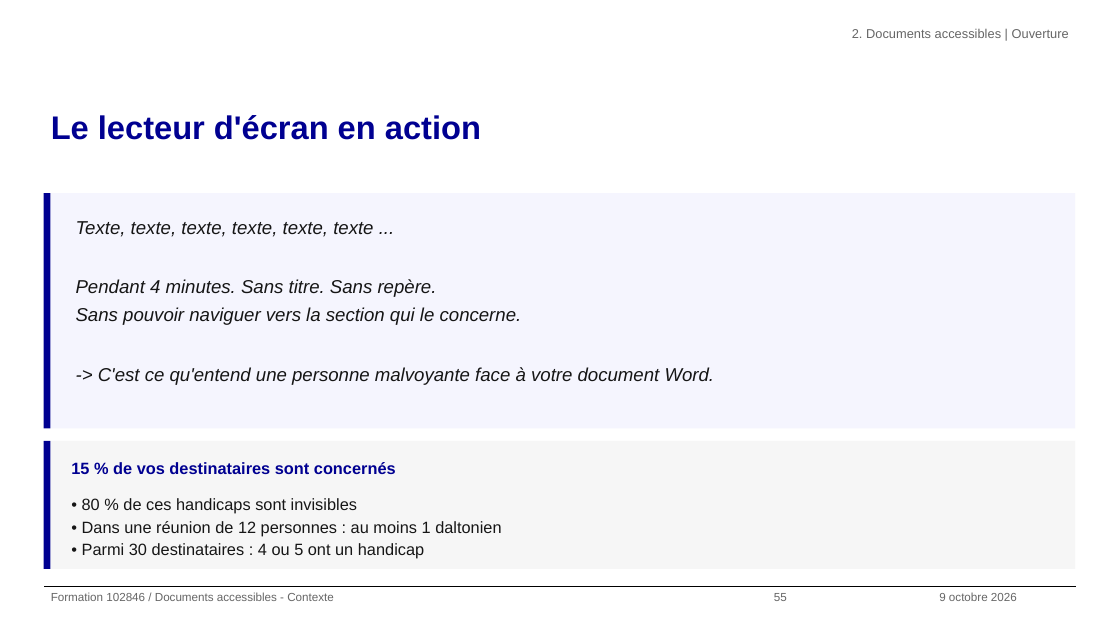
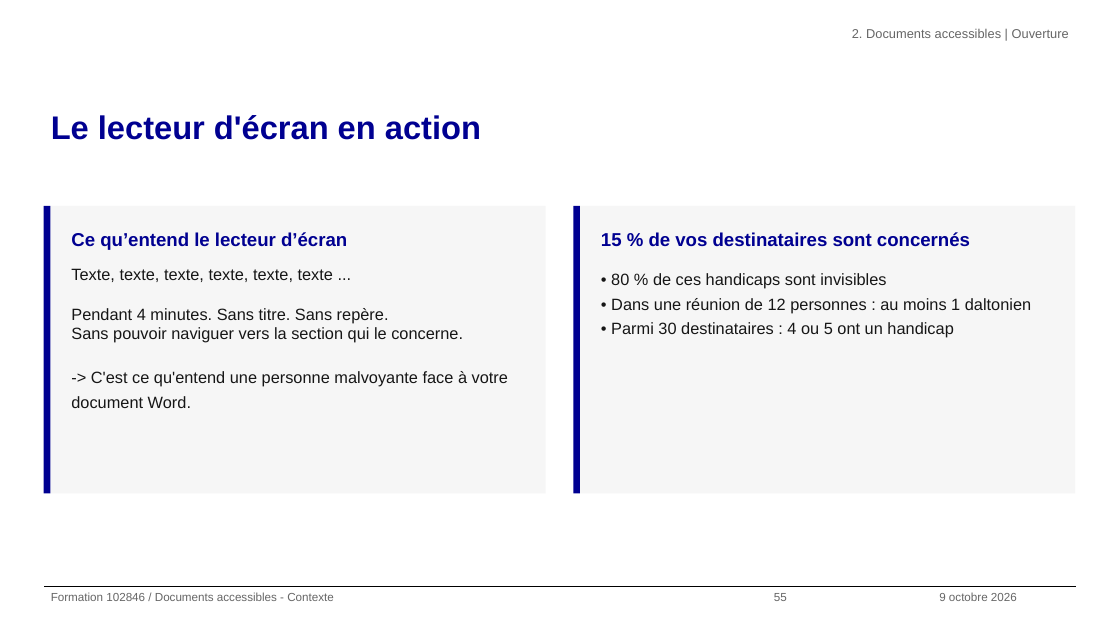
Before and after one commit to alexandra-guiderdoni/usine-fabrication-igpde-102846-ay11, a slide deck: slide 55 of livrables-IGPDE-2026-102846/Formateur/support-formation-102846-2026-IGPDE.pptx. Drawn at 1120x630 pixels with LibreOffice and Linux fonts; fonts in the diff are those of the drawing; background and template pictures are left out. Boxes give left, top, right and bottom in pixels: in the first picture for what was removed or moved away, otherwise in the second. Text is boxed around its words. In the diff, an @@ line names an element or a change of style, - is before the commit and + after.

```diff
--- a/livrables-IGPDE-2026-102846/Formateur/support-formation-102846-2026-IGPDE.pptx
+++ b/livrables-IGPDE-2026-102846/Formateur/support-formation-102846-2026-IGPDE.pptx
@@ rectangle: place and size @@
-rectangle at bbox=[44, 193, 50, 429]
+rectangle at bbox=[44, 206, 50, 493]
@@ rectangle: place and size @@
-rectangle at bbox=[50, 193, 1075, 429]
+rectangle at bbox=[50, 206, 545, 493]
@@ rectangle at bbox=[50, 206, 545, 493]: fill #F5F5FE to #F6F6F6 @@
@@ rectangle added at bbox=[573, 206, 580, 493], fill #000091 @@
@@ rectangle added at bbox=[580, 206, 1075, 493], fill #F6F6F6 @@
@@ text added at bbox=[71, 232, 347, 250], 16 pt, text #000091, bold @@
+Ce qu’entend le lecteur d’écran
@@ text "15 % de vos destinataires ...": place and size @@
-text "15 % de vos destinataires ..." at bbox=[71, 462, 396, 474]
+text "15 % de vos destinataires ..." at bbox=[601, 232, 970, 247]
@@ text "15 % de vos destinataires ..." at bbox=[601, 232, 970, 247]: size 14 to 16 pt @@
@@ text at bbox=[71, 268, 508, 408]: text changed; size 16 to 14 pt; italic off @@
-Texte, texte, texte, texte, texte, texte ...
-Pendant 4 minutes. Sans titre. Sans repère.
-Sans pouvoir naviguer vers la section qui le concerne.
--> C'est ce qu'entend une personne malvoyante face à votre document Word.
+Texte, texte, texte, texte, texte, texte ...
+Pendant 4 minutes. Sans titre. Sans repère.
+Sans pouvoir naviguer vers la section qui le concerne.
+-> C'est ce qu'entend une personne malvoyante face à votre document Word.
@@ text "• 80 % de ces ...": place and size @@
-text "• 80 % de ces ..." at bbox=[82, 498, 501, 559]
+text "• 80 % de ces ..." at bbox=[611, 273, 1031, 338]
@@ text "• 80 % de ces ..." at bbox=[611, 273, 1031, 338]: line spacing 1.15 to 1.25 @@
@@ rectangle removed at bbox=[44, 441, 50, 569] @@
@@ rectangle removed at bbox=[50, 441, 1075, 569] @@
```
Also in this commit, not shown: 77 other slides changed, 3 slides added, 7 slides removed, 24 other files.
